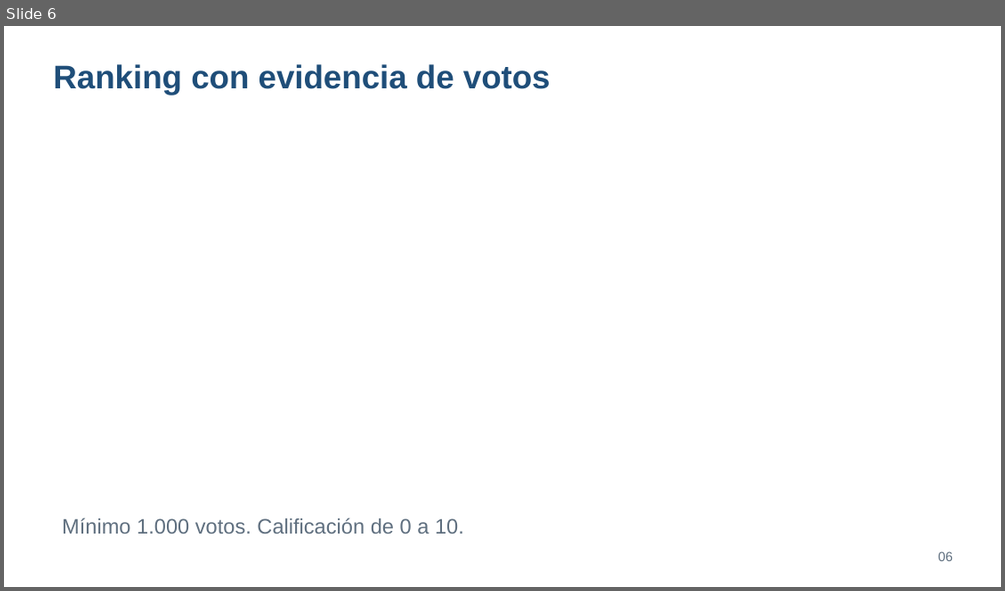
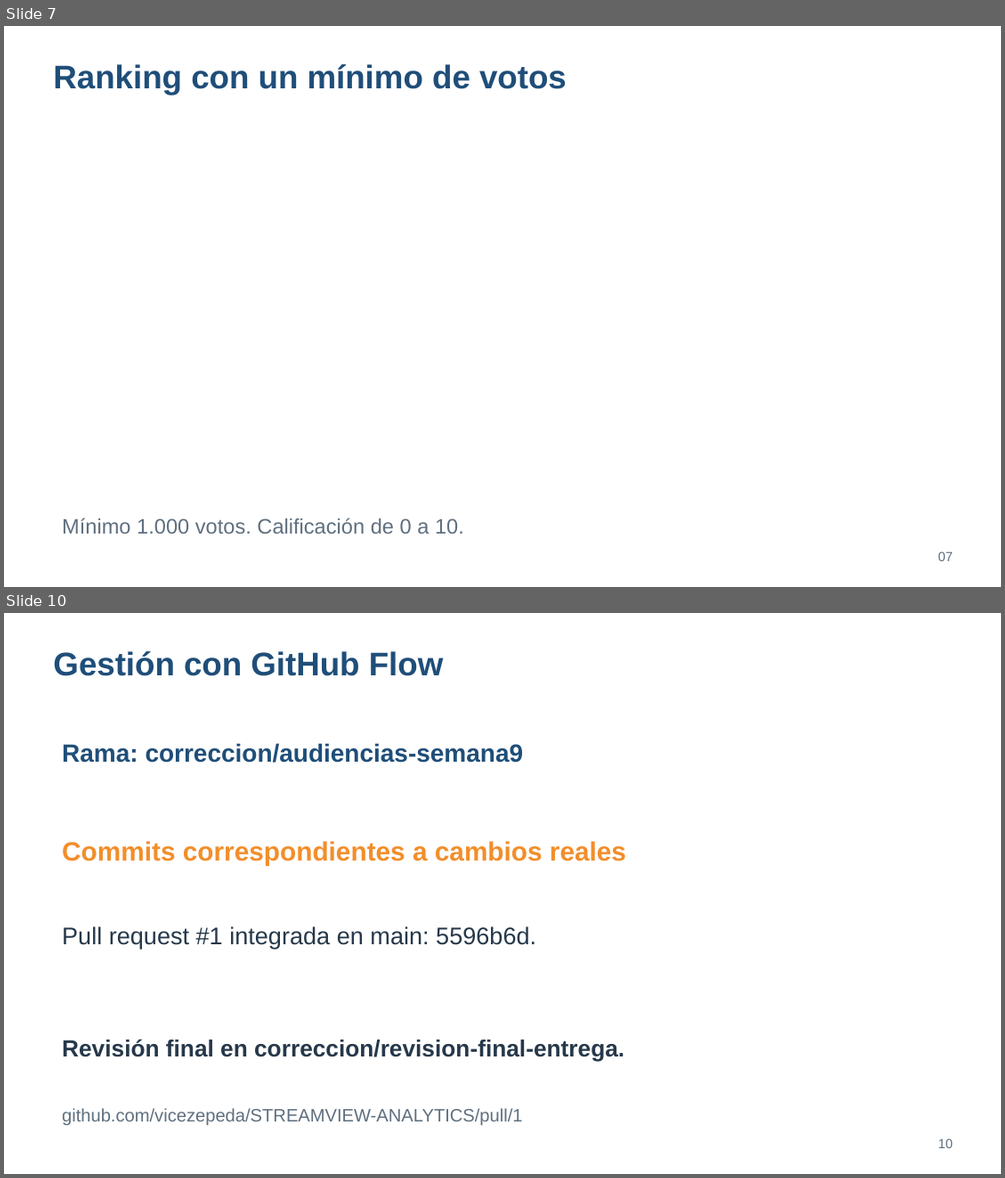
Before and after one commit to vicezepeda/STREAMVIEW-ANALYTICS, a slide deck: docs/Presentacion_StreamView_Semana9.pptx. Shown one above the other, each under a label of ours: slide 6 before the commit, slides 7 and 10 after it; the slides between them are not shown. The pictures are 1005x591 and 1005x1178 pixels, drawn with LibreOffice and Linux fonts; fonts in the diff are those of the drawing. Boxes give left, top, right and bottom in pixels: in the first picture for what was removed or moved away, otherwise in the second. Text is boxed around its words. In the diff, an @@ line names an element or a change of style, - is before the commit and + after.

Commit message:
fix: revisar entrega final y hacer reproducible la ejecucion Python

```diff
--- a/docs/Presentacion_StreamView_Semana9.pptx
+++ b/docs/Presentacion_StreamView_Semana9.pptx
@@ slide 10 added at [4,613,1001,1174], background #FFFFFF @@
@@ text added at [53,651,443,676], 31.5 pt, text #1F4E79, bold @@
+Gestión con GitHub Flow
@@ text added at [62,743,524,763], 24 pt, text #1F4E79, bold @@
+Rama: correccion/audiencias-semana9
@@ text added at [62,841,626,866], 25.5 pt, text #F28E2B, bold @@
+Commits correspondientes a cambios reales
@@ text added at [62,926,536,949], 23.2 pt, text #26384A @@
+Pull request #1 integrada en main: 5596b6d.
@@ text added at [62,1038,624,1062], 22.5 pt, text #26384A, bold @@
+Revisión final en correccion/revision-final-entrega.
@@ text added at [62,1108,522,1125], 17.2 pt, text #5F6F7F @@
+github.com/vicezepeda/STREAMVIEW-ANALYTICS/pull/1
@@ text added at [938,1138,953,1148], 12.8 pt, text #5F6F7F @@
+10
@@ what was slide 6 is now slide 7 @@
@@ slide 7 changed as well @@
@@ text at [53,64,566,95]: text changed @@
-Ranking con evidencia de votos
+Ranking con un mínimo de votos
@@ text at [938,551,953,561]: text changed @@
-06
+07
```
Also in this commit, not shown: 6 other slides changed, 4 other slides added, 3 slides removed, 27 other files.
